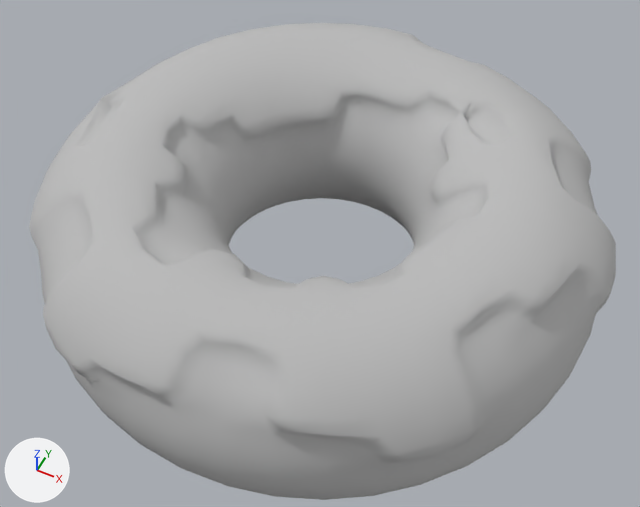
One commit to the OBJ model assets/torus/torus.obj: the scene before it, then after it.
Rendered twice from a 50 mm lens placed at (0.891, -1.793, 2.466), pointed at (0.019, -0.049, 0.285). Lighting does not change. The marker at lower left points along +X, +Y and +Z. Where no turn or scale is listed for an object, it has been applied to the vertices.
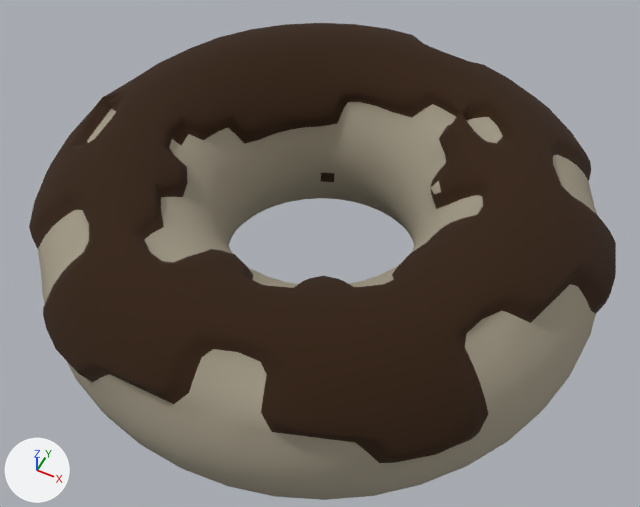
Commit message: color added to torus

Pixel boxes [x1, y1, x2, y2] of what changed, in the pictures (640 x 507 px):
'torus', recoloured (grey to brown): [29, 23, 616, 500] in both
part 1 of me_torus, recoloured (grey to brown): [29, 23, 616, 463] in both
part 2 of me_torus, recoloured: [321, 173, 334, 182] in both

The change in detail:
Material 'initialShadingGroup' (mat_initialshadinggroup) changes colour from grey #bcbcbc to beige #a29986; in linear values from (0.5, 0.5, 0.5) to (0.36, 0.32, 0.24).
Material 'blinn1SG' (mat_blinn1sg) is new.
Its base color is (0.03, 0.01, 0.0) (brown #301900).
Its roughness is 1.0.
me_torus has 2012 vertices, 2016 faces and spans x -0.92..0.91, y -0.9..0.91, z 0.01..0.66.
me_torus is used by ob_torus; location (0.0, 0.0, 0.0).
me_torus part 1: 780 of the faces centred in x -0.91..0.91, y -0.86..0.91, z 0.41..0.66 switch from mat_initialshadinggroup (grey #bcbcbc) to mat_blinn1sg (brown #301900).
me_torus part 2: 1 of the faces centred in x -0.12, y 0.28, z 0.29 switch from mat_initialshadinggroup (grey #bcbcbc) to mat_blinn1sg (brown #301900).
